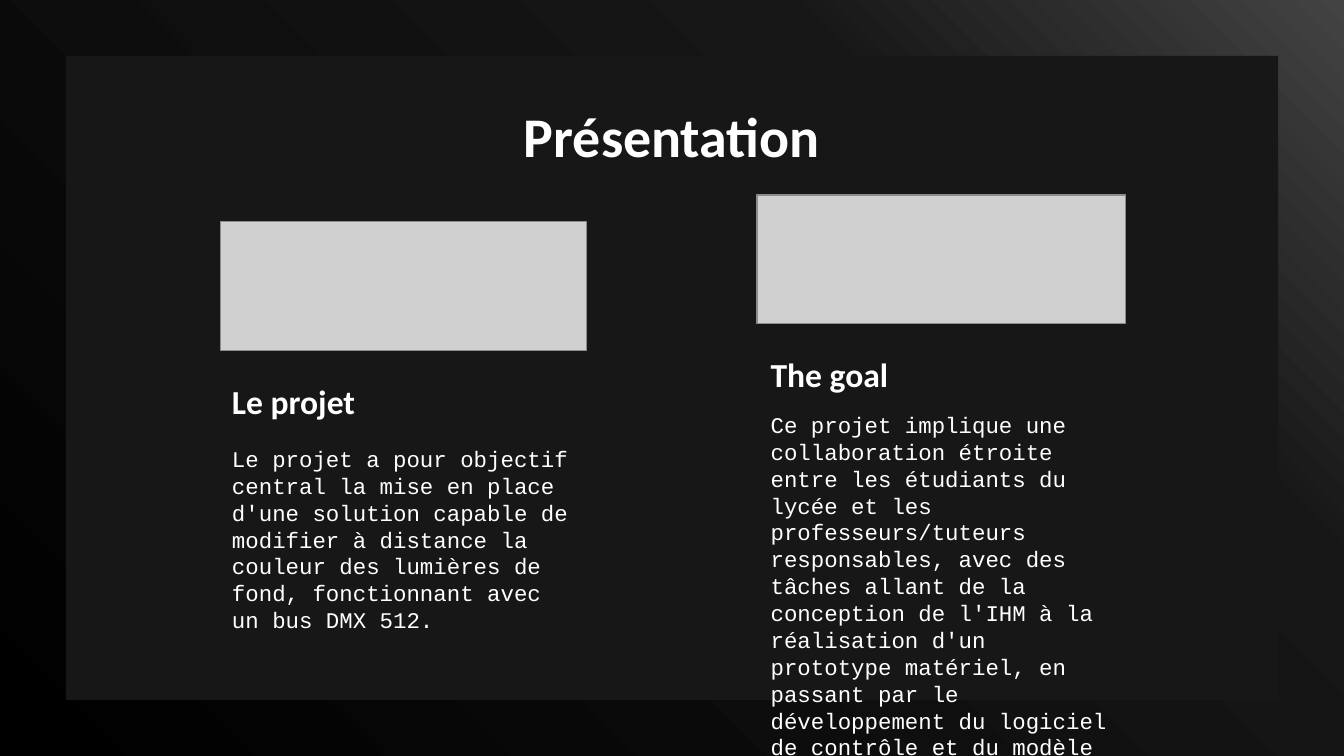
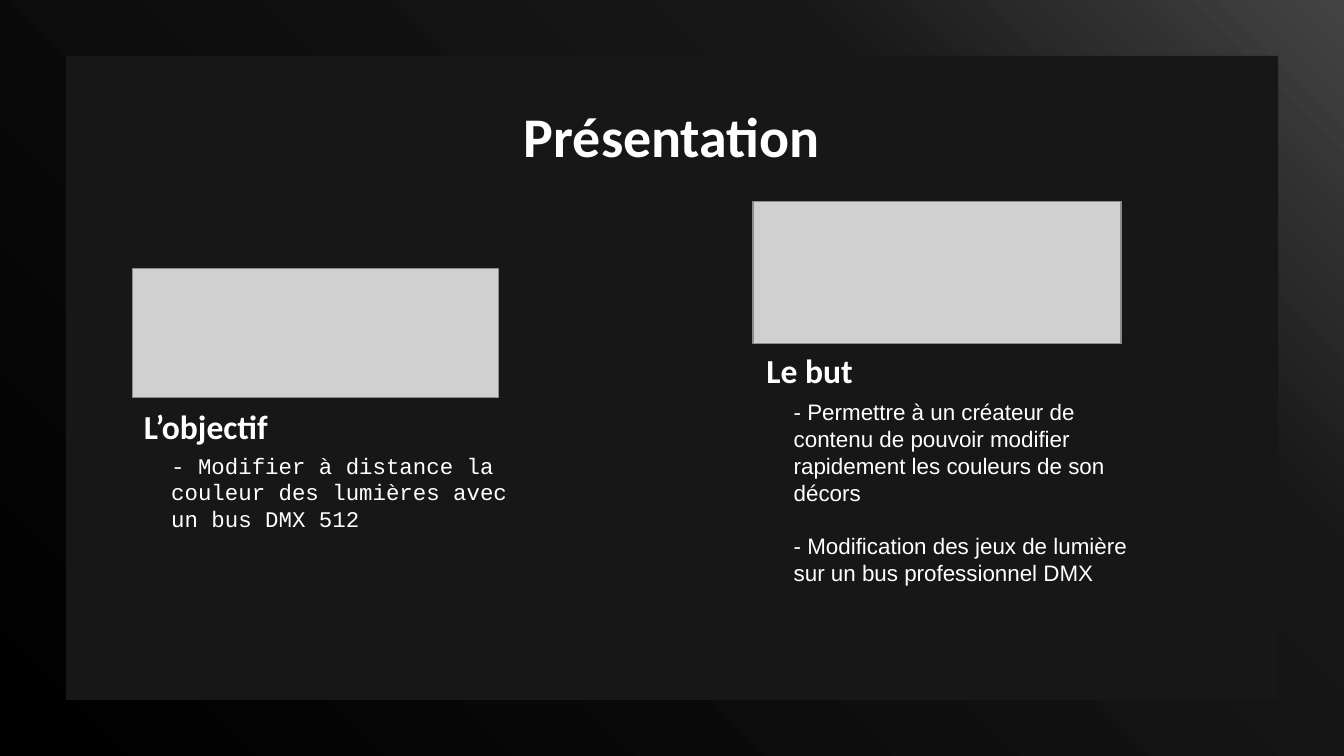
Before and after one commit to LeducJean/ProjetDMX, a slide deck: slide 4 of documentation/Powerpoint projet DMX.pptx. Drawn at 1344x756 pixels with LibreOffice and Linux fonts; fonts in the diff are those of the drawing; grey boxes stand for pictures; background and template pictures are left out. Boxes give left, top, right and bottom in pixels: in the first picture for what was removed or moved away, otherwise in the second. Text is boxed around its words. In the diff, an @@ line names an element or a change of style, - is before the commit and + after.

```diff
--- a/documentation/Powerpoint projet DMX.pptx
+++ b/documentation/Powerpoint projet DMX.pptx
@@ picture: place and size @@
-picture at (757, 195, 1125, 324)
+picture at (753, 202, 1121, 344)
@@ picture: place and size @@
-picture at (220, 222, 586, 351)
+picture at (133, 269, 499, 398)
@@ subtitle at (766, 359, 853, 384): text changed @@
-The goal
+Le but
@@ subtitle at (144, 414, 268, 445): text changed @@
-Le projet
+L’objectif
@@ subtitle at (794, 403, 1126, 586): text changed; font Courier New to Arial @@
-Ce projet implique une collaboration étroite entre les étudiants du lycée et les professeurs/tuteurs responsables, avec des tâches allant de la conception de l'IHM à la réalisation d'un prototype matériel, en passant par le développement du logiciel de contrôle et du modèle de données.
+- Permettre à un créateur de contenu de pouvoir modifier rapidement les couleurs de son décors
+- Modification des jeux de lumière sur un bus professionnel DMX
@@ subtitle at (171, 457, 507, 528): text changed @@
-Le projet a pour objectif central la mise en place d'une solution capable de modifier à distance la couleur des lumières de fond, fonctionnant avec un bus DMX 512.
+- Modifier à distance la couleur des lumières avec un bus DMX 512
```
Also in this commit, not shown: 12 other slides changed, 20 other files.
